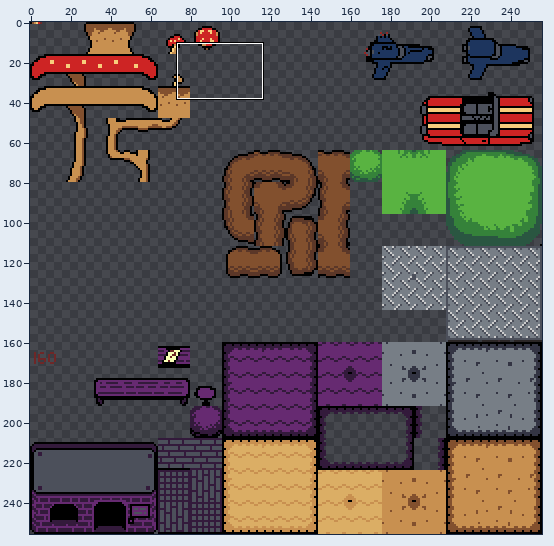
Pixel-art file, stored at assets/tileset.ase. Above, an overview of the earlier version with the close-up marked.
Close-up. As it was:
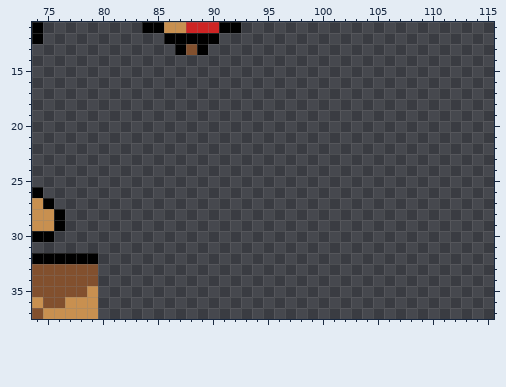
256x256 pixels, 1 frame. Shown: x 74..115, y 11..37.
And afterwards:
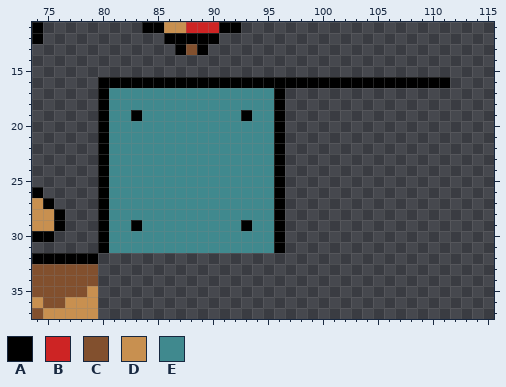
Palette (. is transparent): A #000000  B #cd2424  C #82502e  D #c89050  E #40898e
Edits made:
Layer "Layer 1":
y 16: x 80..111 ................................ -> AAAAAAAAAAAAAAAAAAAAAAAAAAAAAAAA
y 17..18: x 80..96 ................. -> AEEEEEEEEEEEEEEEA
y 19: x 80..96 ................. -> AEEAEEEEEEEEEAEEA
y 20..28: x 80..96 ................. -> AEEEEEEEEEEEEEEEA
y 29: x 80..96 ................. -> AEEAEEEEEEEEEAEEA
y 30..31: x 80..96 ................. -> AEEEEEEEEEEEEEEEA
Pixel boxes of the changes (left, top, right, bottom) in both close-ups:
added: (98, 77, 450, 253)
